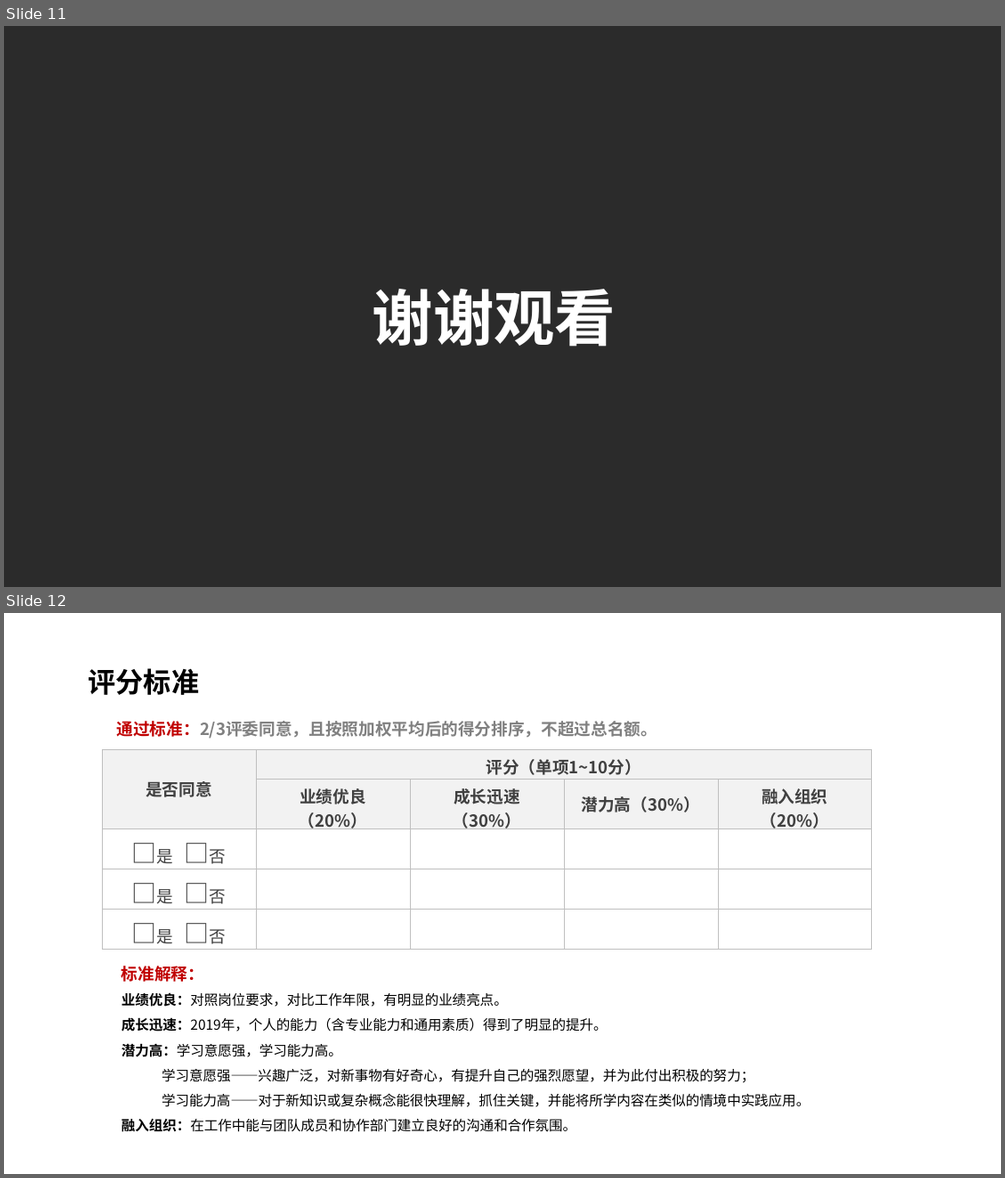
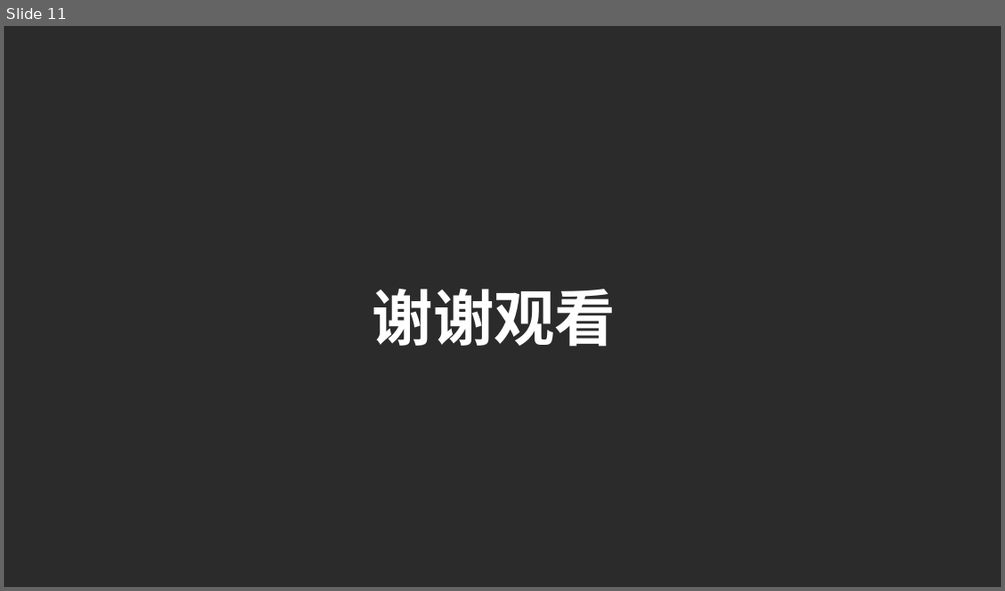
Before and after one commit to Jnnes/HelloOpengl, a slide deck: 总结.ppt. Shown one above the other, each under a label of ours: slides 11 and 12 before the commit, slide 11 after it. The pictures are 1005x1178 and 1005x591 pixels, drawn with LibreOffice and Linux fonts; fonts in the diff are those of the drawing; background and template pictures are left out; a plain dark background stands for a picture behind light text. Boxes give left, top, right and bottom in pixels: in the first picture for what was removed or moved away, otherwise in the second. Text is boxed around its words. In the diff, an @@ line names an element or a change of style, - is before the commit and + after.

```diff
--- a/总结.ppt
+++ b/总结.ppt
@@ slide 12 removed at box(4, 613, 1001, 1174), background picture (left out) @@
@@ text removed at box(89, 668, 200, 695) @@
-评分标准
@@ text removed at box(117, 721, 657, 738) @@
-通过标准：2/3评委同意，且按照加权平均后的得分排序，不超过总名额。
@@ table removed at box(102, 749, 871, 949), 5 rows, 5 columns @@
-是否同意 | 评分（单项1~10分） |  |  | 
- | 业绩优良（20%） | 成长迅速（30%） | 潜力高（30%） | 融入组织（20%）
-□是 □否 |  |  |  | 
-□是 □否 |  |  |  | 
-□是 □否 |  |  |  | 
@@ text removed at box(121, 965, 809, 1132) @@
-标准解释：
-业绩优良：对照岗位要求，对比工作年限，有明显的业绩亮点。
-成长迅速：2019年，个人的能力（含专业能力和通用素质）得到了明显的提升。
-潜力高：学习意愿强，学习能力高。
-学习意愿强——兴趣广泛，对新事物有好奇心，有提升自己的强烈愿望，并为此付出积极的努力；
-学习能力高——对于新知识或复杂概念能很快理解，抓住关键，并能将所学内容在类似的情境中实践应用。
-融入组织：在工作中能与团队成员和协作部门建立良好的沟通和合作氛围。
```
Also in this commit, not shown: 5 slides changed, 2 other files.
